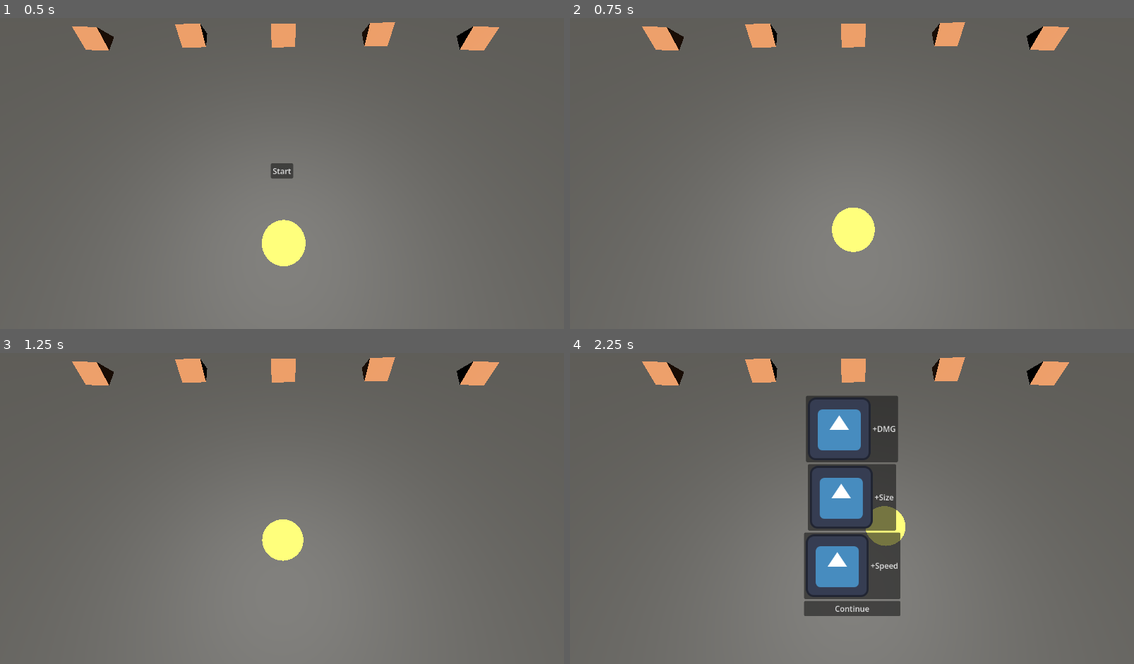
Above: before the commit, frames 1-4 (two rows, left to right).
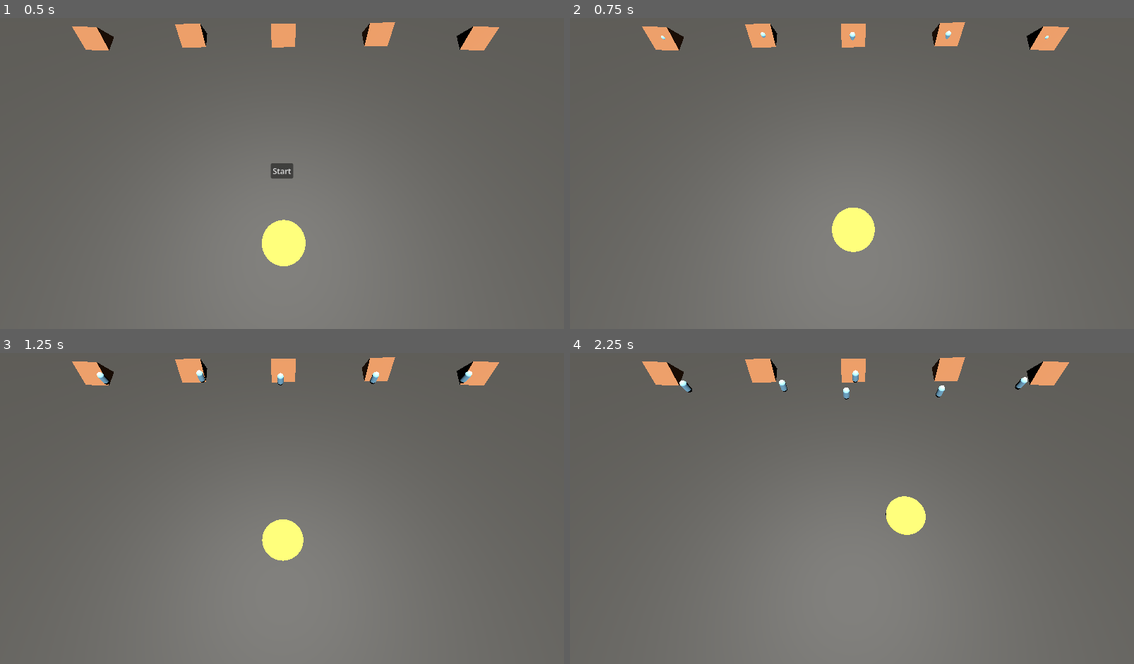
Above: after the commit, the same moments.

Repository: KgHtetNaing/sun_is_watching
Game: Godot game, scene res://scenes/main_scene.tscn
Two runs of this game, one before a commit and one after it. Both use one fixed random seed, a clock stepped at 60 frames per second and the inputs below. The engine's default icon, where the game draws it, is replaced by a stand-in: a white triangle on a blue panel in a dark square.
Inputs (mouse positions are in pixels of both pictures, inside the frame that each line leads up to):
- Up to frame 1 (0.5 s): no input
- Up to frame 2 (0.75 s): click "Start" at 0.5 s
- Up to frame 3 (1.25 s): no input
- Up to frame 4 (2.25 s): tap Enter (ui_accept) at 1.25, 1.52 s; move the mouse to (976, 489) at 1.27 s; click (852, 527) at 2 s, where only the run before the commit has a clickable "Continue"

Frame 1 is identical in both runs. In frame 2, less than 0.1% of the frame differs, in the area x 16-85%, y 4-8%; in frame 3, 0.2%; in frame 4, 12%, in the area x 19-82%, y 5-85%.

Commit message:
skill upgrade details

Diff:
--- a/scenes/main_scene.tscn
+++ b/scenes/main_scene.tscn
@@ -43,6 +43,7 @@
 
 [node name="Timer" type="Timer" parent="." unique_id=971018918]
 process_mode = 3
+wait_time = 10.0
 one_shot = true
 
 [node name="Camera3D" type="Camera3D" parent="." unique_id=704493747]
--- a/scripts/homes.gd
+++ b/scripts/homes.gd
@@ -11,6 +11,7 @@
 
 func _ready():
 	print ("Timer has started")
+	spawn_person()
 	spawn_timer.wait_time = randf_range(1.0 , 6.0)
 	spawn_timer.start()
 
@@ -30,7 +31,9 @@
 
 func _on_spawn_timer_timeout() -> void:
 	spawn_person()
-	spawn_timer.wait_time = randf_range(1.0 , 6.0)
+	var current_wait =  6.0 - (GameManager.current_level * 0.4)
+	spawn_timer.wait_time = clamp(current_wait , 1.5 ,6.0)
+	print ("current_wait" , current_wait)
 
 	update_difficulity()
 	print ("Enemy scene length" ,len(enemy_scene))
--- a/scripts/upgrade_button.gd
+++ b/scripts/upgrade_button.gd
@@ -1,7 +1,9 @@
 extends Button
 
 @export var upgrade_type: String
-@export var amount: float = 20
+@export var amount_dmg: float = 10
+@export var amount_size: float = 0.5
+@export var amount_speed: float = 0.5
 
 func _ready():
 	pivot_offset = size / 2
@@ -15,11 +17,14 @@
 func _on_pressed() -> void:
 	match upgrade_type:
 		"damage":
-			GameManager.damage += amount
+			GameManager.damage += amount_dmg
+			print ("new damage", GameManager.damage)
 		"size":
-			GameManager.size += amount
+			GameManager.size += amount_size
+			print("new size" , GameManager.size)
 		"speed":
-			GameManager.speed += amount
+			GameManager.speed += amount_speed
+			print("new speed" , GameManager.speed)
 
 
 	#send signal to gamemanager to restart the timer
